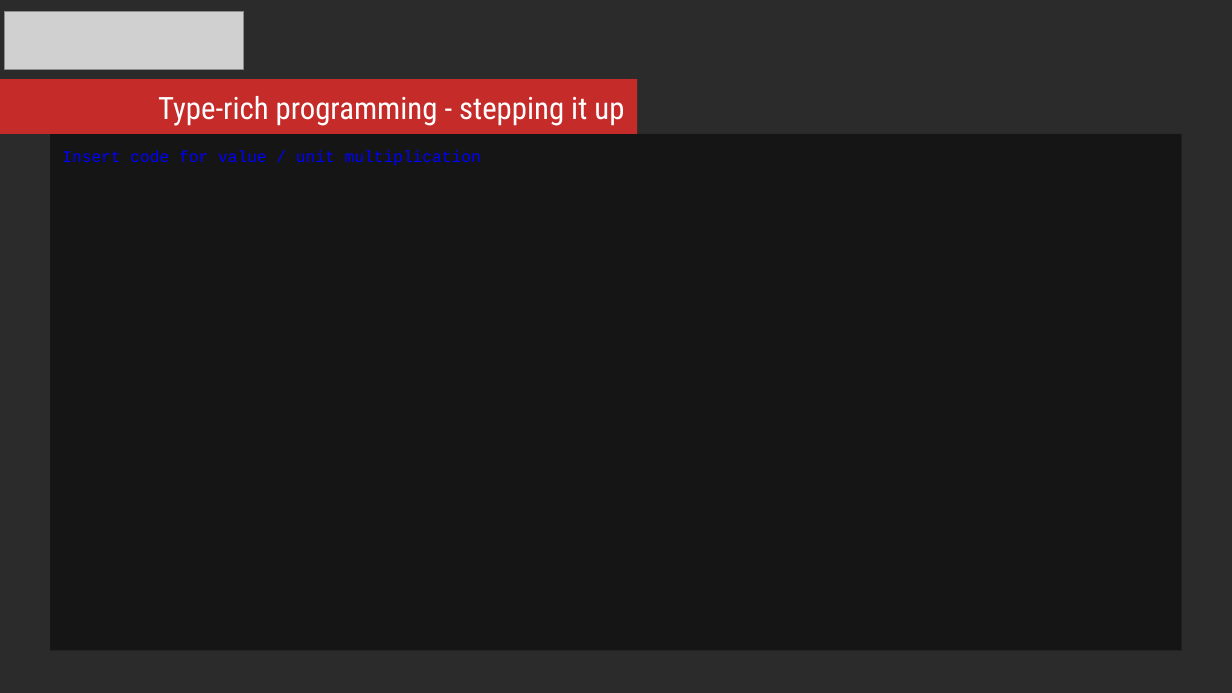
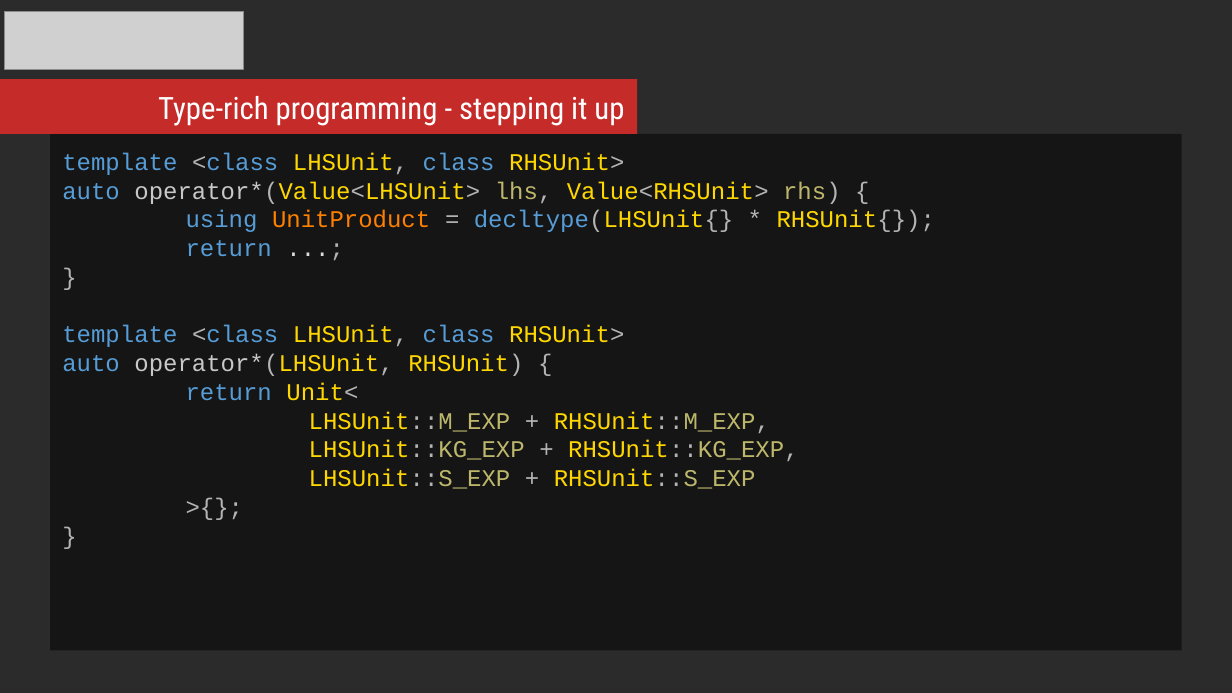
Before and after one commit to mikosz/type-safety, a slide deck: slide 23 of ask-not-what-you-can-do-for-the-compiler.odp. Drawn at 1232x693 pixels with LibreOffice and Linux fonts; fonts in the diff are those of the drawing; grey boxes stand for pictures; background and template pictures are left out; a plain dark background stands for a picture behind light text. Boxes give left, top, right and bottom in pixels: in the first picture for what was removed or moved away, otherwise in the second. Text is boxed around its words. In the diff, an @@ line names an element or a change of style, - is before the commit and + after.

```diff
--- a/ask-not-what-you-can-do-for-the-compiler.odp
+++ b/ask-not-what-you-can-do-for-the-compiler.odp
@@ text in rectangle at bbox=[62, 152, 935, 489]: text changed; size 9.5 to 14 pt; text colour #0000FF to #FFD700 @@
-Insert code for value / unit multiplication
+template <class LHSUnit, class RHSUnit>
+auto operator*(Value<LHSUnit> lhs, Value<RHSUnit> rhs) {
+using UnitProduct = decltype(LHSUnit{} * RHSUnit{});
+return ...;
+}
+template <class LHSUnit, class RHSUnit>
+auto operator*(LHSUnit, RHSUnit) {
+return Unit<
+LHSUnit::M_EXP + RHSUnit::M_EXP,
+LHSUnit::KG_EXP + RHSUnit::KG_EXP,
+LHSUnit::S_EXP + RHSUnit::S_EXP
+>{};
+}
```
Also in this commit, not shown: 2 other slides changed, 2 slides removed.
